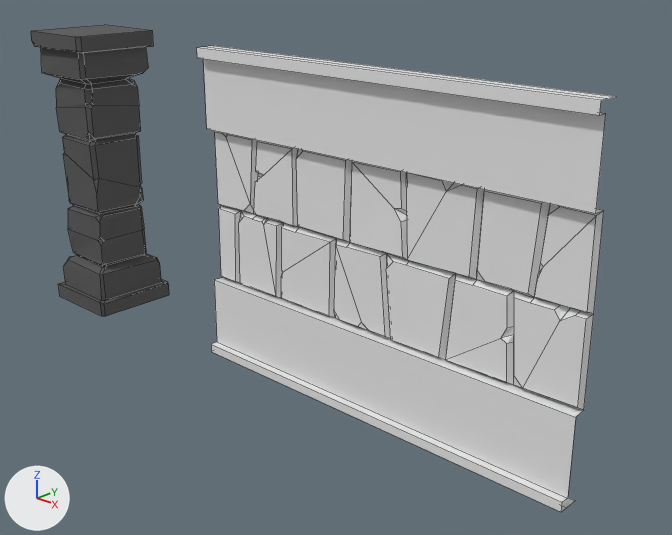
Renders of the Blender file Modular Dungeon/Barrel.blend from each side of a commit.
Before and after are seen from a 50 mm lens placed at (6.8, -5.53, 4.0), pointed at (1.28, 0.28, 1.1). Every picture has the same lights, and +X, +Y and +Z are marked at lower left. Mesh edges are drawn as thin lines.
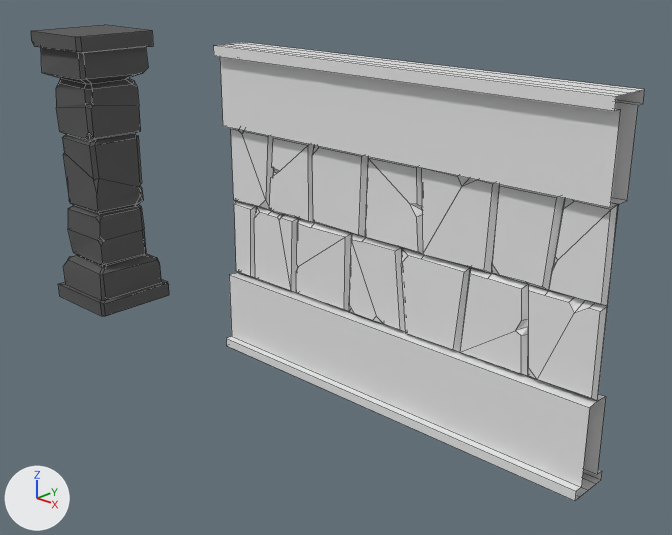
Location of each change, (x1, y1, x2, y2) in pixels of the pictures (672 x 535 px):
'Wall', added
    after: (213, 42, 645, 501)
'Plane', deleted
    before: (196, 46, 616, 512)

Edits to the bpy script that builds the scene:
```text
Add me_plane_001_1:
    me_plane_001_1.from_pydata(...)  # 192 vertices, 142 faces; spans x -2.0..2.0, y -0.19..0.01, z -2.0..1.0
Remove ob_plane:
    ob_plane = bpy.data.objects.new('Plane', me_plane_001)
    ob_plane.location = (2.0, 0.0, 2.0)
    ob_plane.rotation_euler = (1.571, 0.0, 0.0)  # degrees (90, 0, 0)
Add ob_wall:
    ob_wall = bpy.data.objects.new('Wall', me_plane_001_1)
    ob_wall.location = (2.0, 0.195, 2.0)
    _m = ob_wall.modifiers.new('Mirror', 'MIRROR')
    _m.use_axis = (False, True, False)
```
